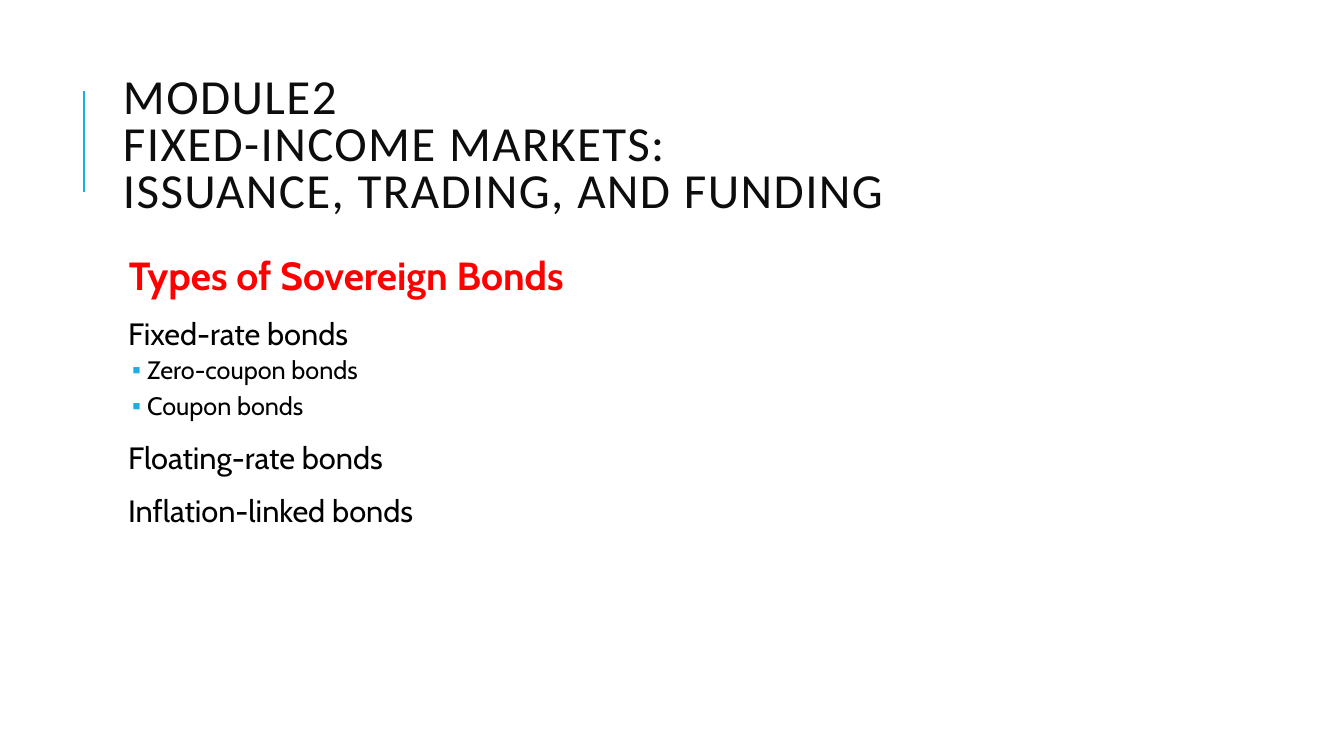
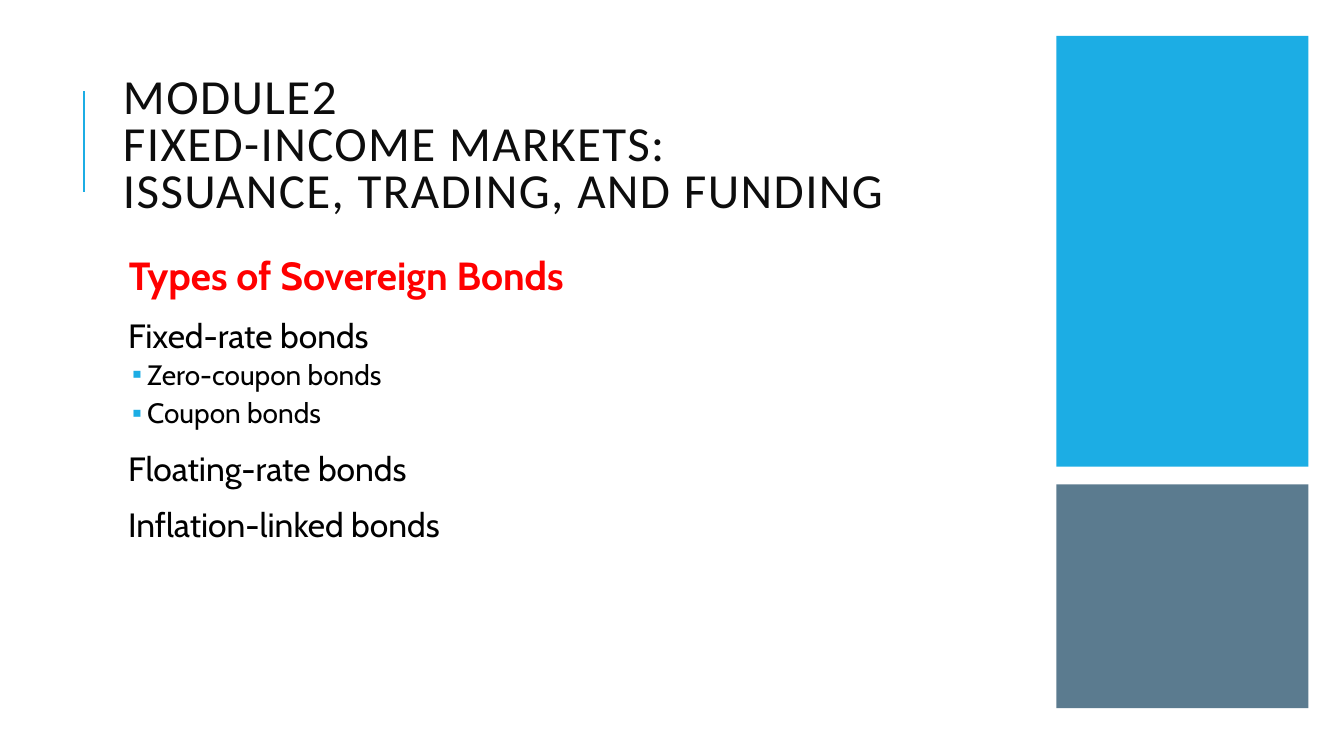
Before and after one commit to Isco0530/data, a slide deck: slide 70 of Fixed Income.pptx. Drawn at 1344x756 pixels with LibreOffice and Linux fonts; fonts in the diff are those of the drawing. Boxes give left, top, right and bottom in pixels: in the first picture for what was removed or moved away, otherwise in the second. Text is boxed around its words. In the diff, an @@ line names an element or a change of style, - is before the commit and + after.

```diff
--- a/Fixed Income.pptx
+++ b/Fixed Income.pptx
@@ rectangle added at bbox=[1057, 36, 1309, 467], fill #1CADE4 @@
@@ text at bbox=[128, 322, 439, 538]: size 22 to 24 pt in "Fixed-rate bonds", "Floating-rate bonds", "Inflation-linked bonds"; size 18 to 20 pt in "Zero-coupon bonds", "Coupon bonds" @@
@@ rectangle added at bbox=[1057, 485, 1309, 709], fill #335B74 at 80% opacity @@
```
Also in this commit, not shown: 5 other slides changed.
